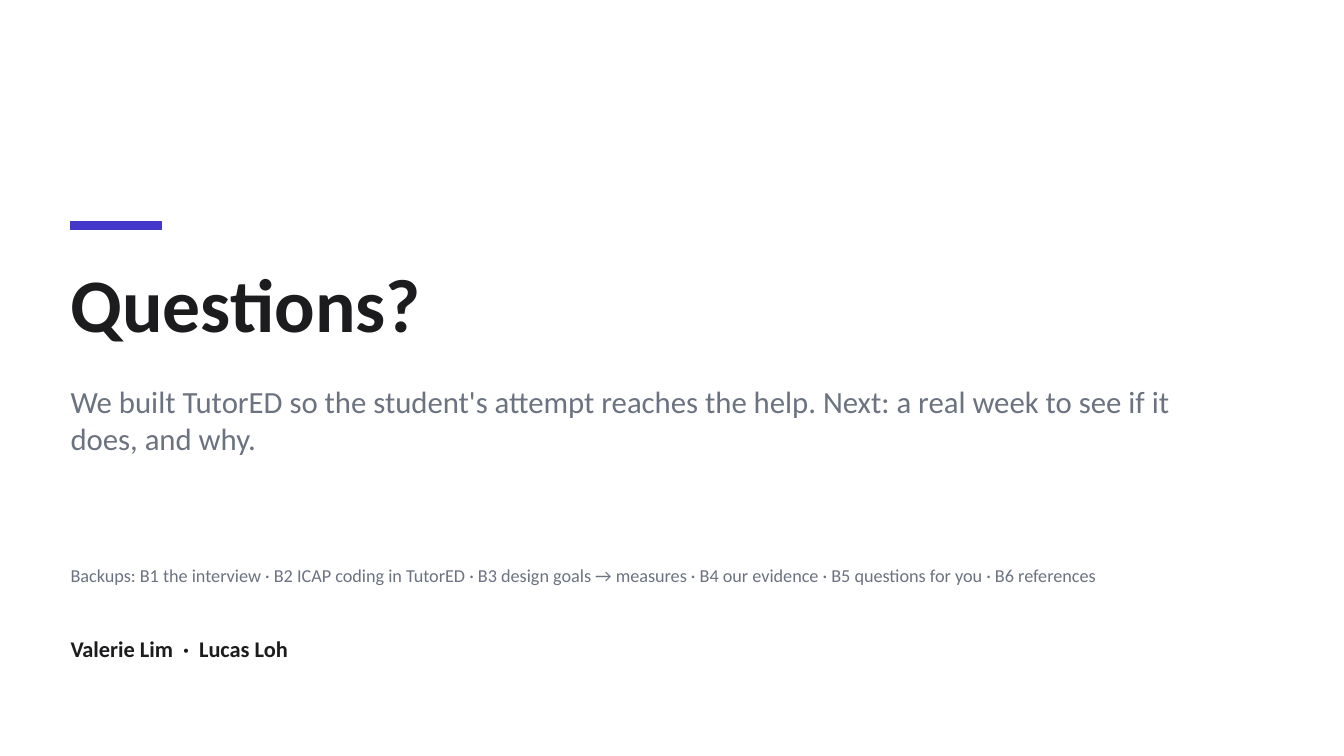
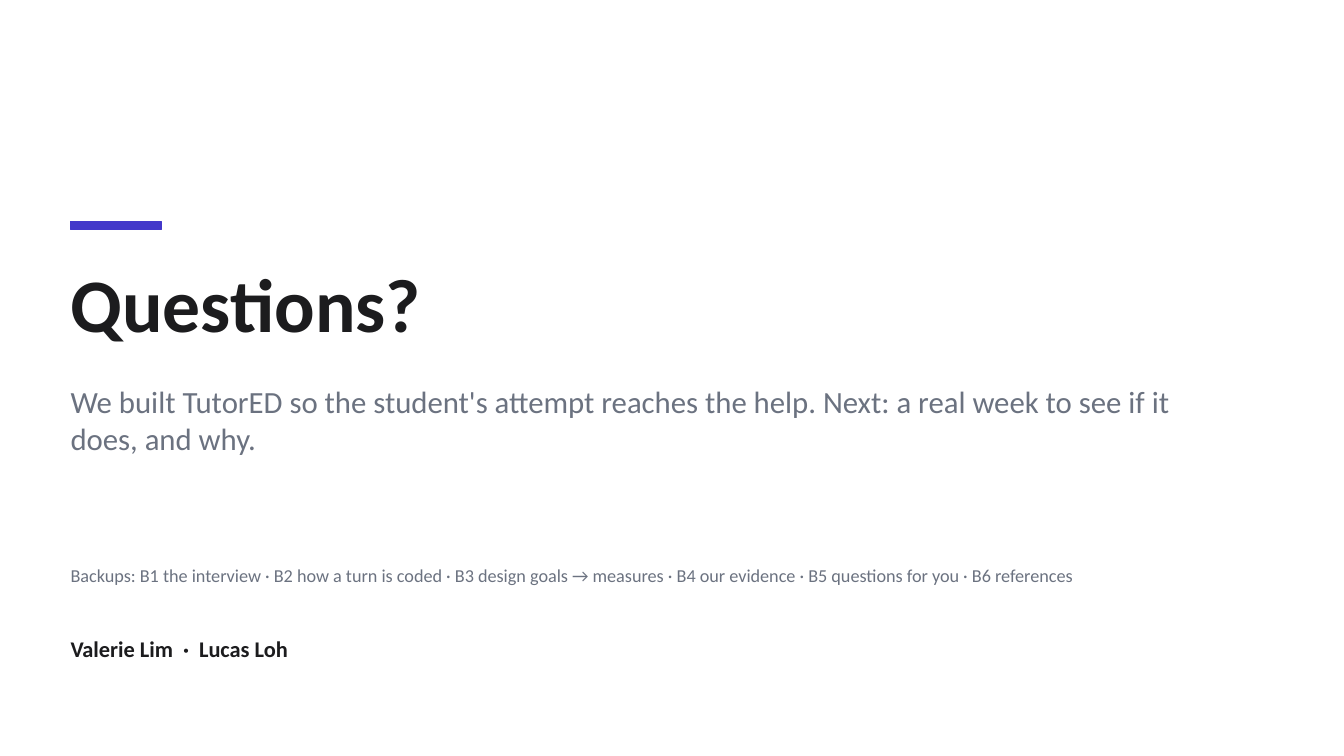
Before and after one commit to lucasisnotcool/ChatterED, a slide deck: slide 13 of docs/group/final-presentation/UserStudy_Lucas.pptx (slide 12 before the commit). Drawn at 1344x756 pixels with LibreOffice and Linux fonts; fonts in the diff are those of the drawing. Boxes give left, top, right and bottom in pixels: in the first picture for what was removed or moved away, otherwise in the second. Text is boxed around its words. In the diff, an @@ line names an element or a change of style, - is before the commit and + after.

```diff
--- a/docs/group/final-presentation/UserStudy_Lucas.pptx
+++ b/docs/group/final-presentation/UserStudy_Lucas.pptx
@@ text at box(71, 569, 1073, 585): text changed @@
-Backups: B1 the interview · B2 ICAP coding in TutorED · B3 design goals → measures · B4 our evidence · B5 questions for you · B6 references
+Backups: B1 the interview · B2 how a turn is coded · B3 design goals → measures · B4 our evidence · B5 questions for you · B6 references
```
Also in this commit, not shown: 9 other slides changed, 2 slides added, 1 slide removed, 1 other file.
